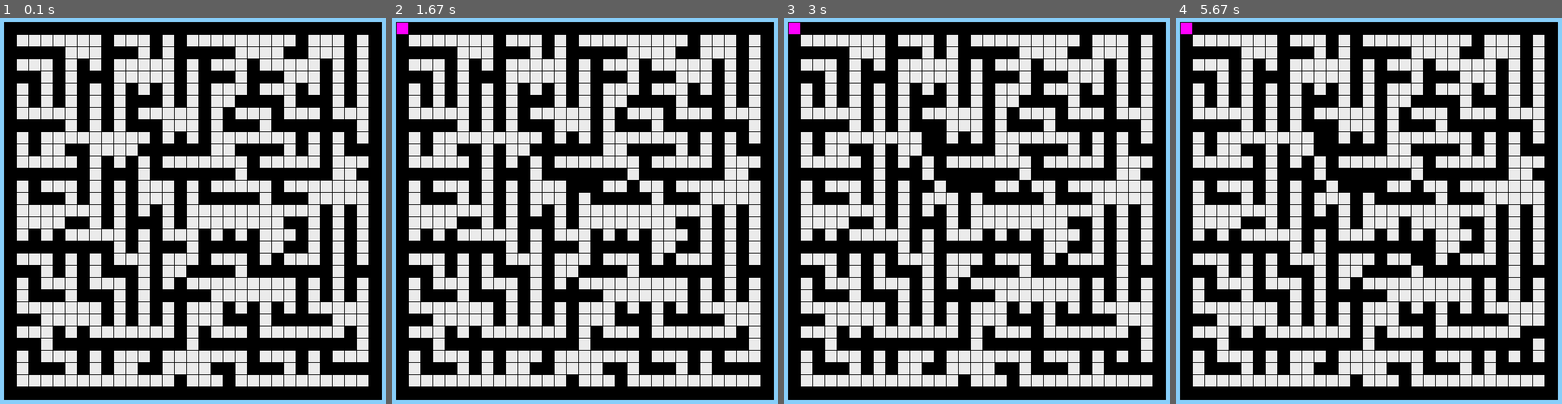
Above: before the commit, frames 1-4 (left to right).
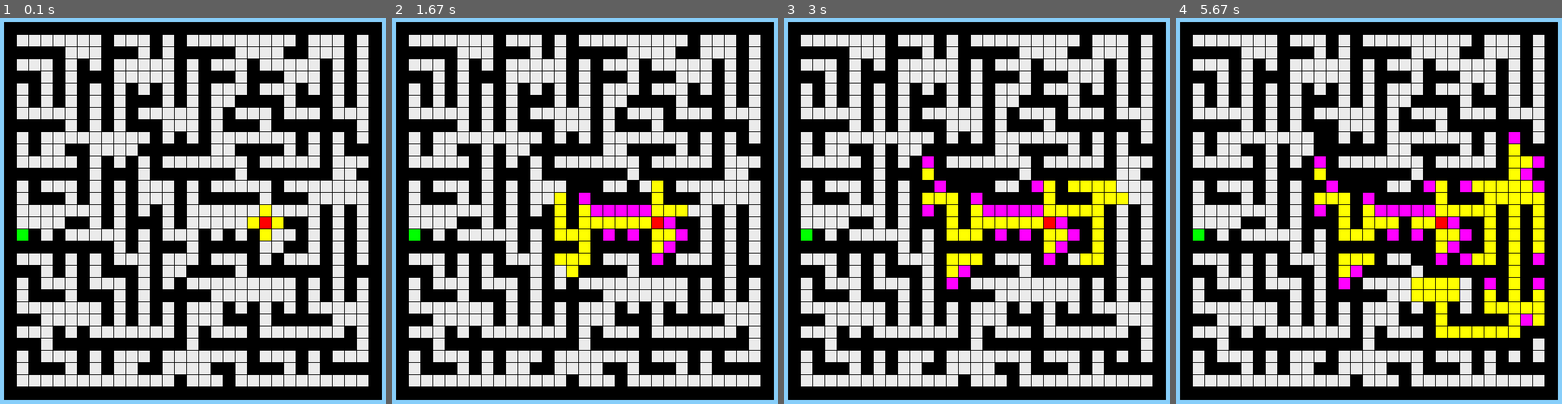
Above: after the commit, the same moments.

Repository: Fil-maker/Wave_Astar
Game: pygame game, started from display.py
Two runs of this game, one before a commit and one after it. Both use one fixed random seed, a clock stepped at 60 frames per second and the inputs below.
Inputs (mouse positions are in pixels of both pictures, inside the frame that each line leads up to):
- Up to frame 1 (0.1 s): no input
- Up to frame 2 (1.67 s): tap Enter at 0.33 s; press the mouse at (585, 180) at 0.7 s; move the mouse to (689, 122) at 0.8 s; release the mouse at (outside the picture) at 0.93 s; press the mouse at (585, 180) at 1.03 s; move the mouse to (542, 168) at 1.13 s; release the mouse at (503, 153) at 1.27 s; press the mouse at (585, 180) at 1.37 s; move the mouse to (639, 191) at 1.47 s; release the mouse at (693, 203) at 1.6 s
- Up to frame 3 (3 s): click (1135, 353) at 1.75 s; press the mouse at (977, 180) at 2.27 s; move the mouse to (953, 183) at 2.37 s; release the mouse at (930, 187) at 2.5 s; press the mouse at (977, 180) at 2.6 s; move the mouse to (977, 218) at 2.7 s; release the mouse at (980, 253) at 2.83 s; click (922, 145) at 2.98 s
- Up to frame 4 (5.67 s): click (1538, 338) at 3.32 s; press the mouse at (1369, 180) at 4.1 s; move the mouse to (1403, 226) at 4.2 s; move the mouse to (1442, 272) at 4.3 s; release the mouse at (1442, 272) at 4.33 s; press the mouse at (1369, 180) at 5.1 s; move the mouse to (1419, 257) at 5.2 s; move the mouse to (1473, 334) at 5.3 s; release the mouse at (1473, 334) at 5.33 s

The runs differ from the first frame. In frame 1, 0.5% of the frame differs, in the area x 4-74%, y 48-58%; in frame 2, 3.6%; in frame 3, 5.7%; in frame 4, 10%, in the area x 1-96%, y 1-83%.

Commit message:
Now pathfinding is automatical

Diff:
--- a/display.py
+++ b/display.py
@@ -33,7 +33,7 @@
     maze = Maze(2 * WIDTH + 1, 2 * HEIGHT + 1)
     obj = ScreenObject(20, 20, 560, 560, maze)
     size = width, height = 800, 600
-    FPS = 60
+    FPS = 20
     time_to_frame = 1000 / FPS
     running = True
     pygame.init()
@@ -61,8 +61,8 @@
         pygame.draw.rect(DISPLAY, (0, 0, 0), (20, 20, 560, 560))
         obj.draw(DISPLAY, (20, 20, 560, 560))
         borya_color = (235, 235, 235)
-        (235, 235, 235)
         maze.draw_on_screen(DISPLAY, borya_color, (20, 20, 560, 560))
+        maze.find_path()
         pygame.display.flip()
         clock.tick(FPS)
 
--- a/test.py
+++ b/test.py
@@ -32,7 +32,7 @@
     def __str__(self):
         return f"{self.row},{self.col}({'.'.join([str(m) for m in self.markers])})"
 
-    def get_neighbors(self) -> list:
+    def get_neighbors(self) -> list[Point]:
         neighbors: list[Point] = []
         for d_row in range(-1, 2):
             for d_col in range(-1, 2):
@@ -76,11 +76,11 @@
             self.width += 1
         self.map: list[list[Point]] = []
         self.generate_field()
-        self.start: Point = self.map[0][0]
-        self.goal: Point = self.map[self.height - 1][self.width - 1]
+        self.start: Point = None
+        self.goal: Point = None
         self.cell_width, self.cell_height = None, None
         self.generate_walls()
-        # self.set_path_coords()
+        self.set_path_coords()
         self.is_path_found = False
         self.search_area: list[PathPoint] = [PathPoint(self.start, 0)]
         self.worked_points: list[PathPoint] = []
@@ -101,12 +101,11 @@
             goal_row, goal_col = random.randint(0, len(self.map) - 1), random.randint(0, len(self.map[0]) - 1)
         self.map[start_row][start_col].markers.append(Marker.start)
         self.map[goal_row][goal_col].markers.append(Marker.goal)
-        self.start = Point(start_row, start_row)
+        self.start = Point(start_row, start_col)
         self.goal = Point(goal_row, goal_col)
 
     def generate_walls(self):
         matrix_right_borders, matrix_down_borders = generate_labyrinth(self.width // 2, self.height // 2)
-        print(matrix_right_borders)
         for row in range(self.height):
             for col in range(self.width):
                 if row == 0:
@@ -194,7 +193,6 @@
                     is_possible = False
             if is_possible:
                 if n == self.goal:
-                    print(closest.length + 1)
                     self.finish(PathPoint(n, closest.length + 1, closest))
                 else:
                     self.search_area.append(PathPoint(n, closest.length + 1, closest))
@@ -207,14 +205,14 @@
         self.search_area.remove(closest)
 
     def finish(self, track: PathPoint):
+        self.is_path_found = True
         while track is not None:
-            print(track.point)
             track = track.parent
 
 
 # print(get_closest(get_neighbors(Point(0, 0)), Point(0, -2)), sep='\n')
 if __name__ == '__main__':
-    f = Maze(3, 3)
+    f = Maze(5, 5)
     f.draw_cell(Point(0, 0))
     for r in f.map:
         for c in r:
